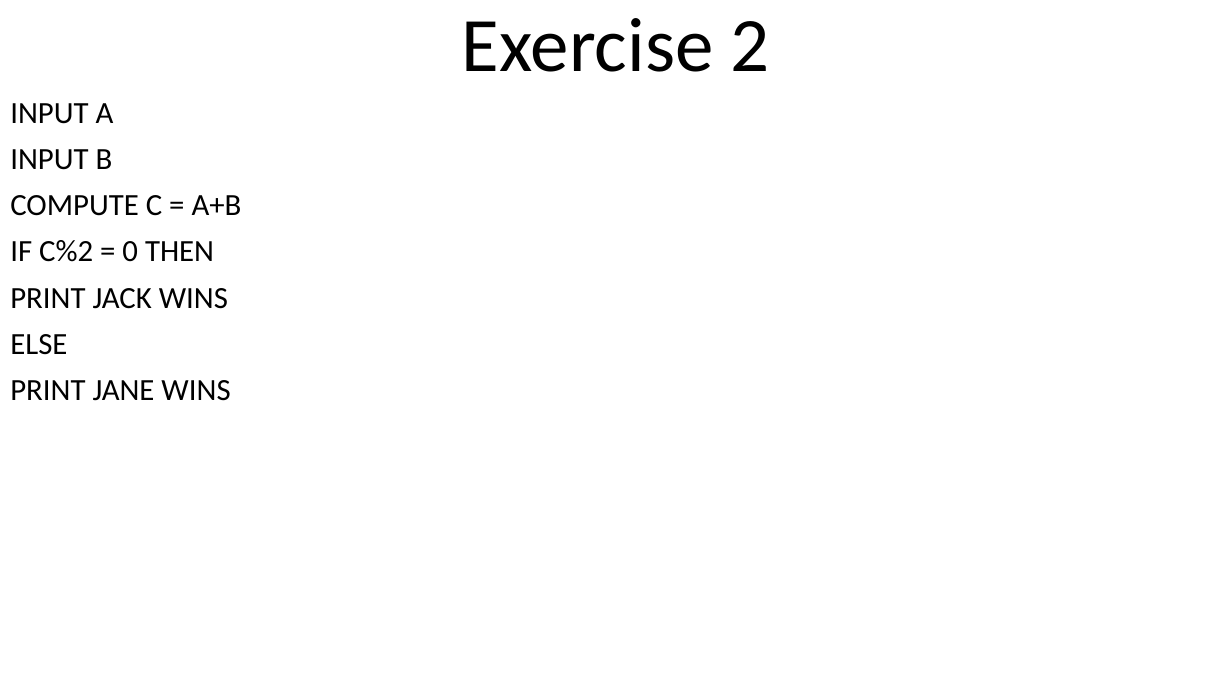
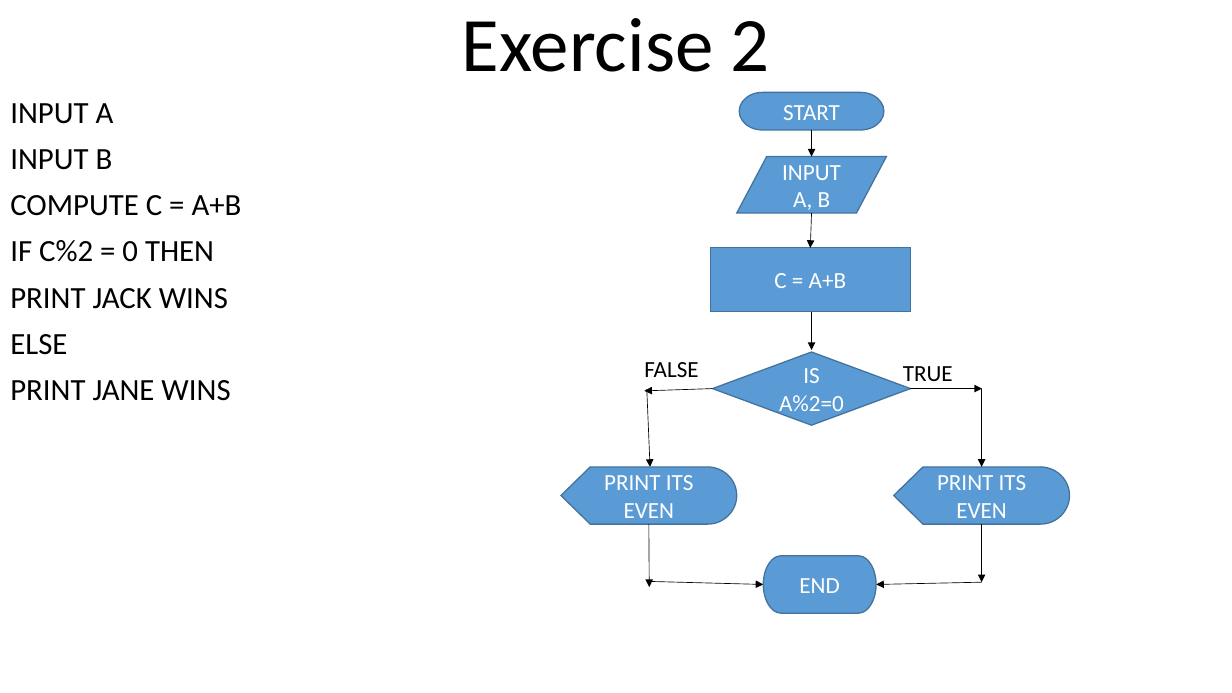
Before and after one commit to 3l4k/Lotanna_OkekeCSC102, a slide deck: slide 3 of Class Work 2.pptx. Drawn at 1232x693 pixels with LibreOffice and Linux fonts; fonts in the diff are those of the drawing. Boxes give left, top, right and bottom in pixels: in the first picture for what was removed or moved away, otherwise in the second. Text is boxed around its words. In the diff, an @@ line names an element or a change of style, - is before the commit and + after.

```diff
--- a/Class Work 2.pptx
+++ b/Class Work 2.pptx
@@ pill shape added at (x1=739, y1=92, x2=884, y2=130), fill #5B9BD5, outline #43739E 1 pt, 18 pt, text #FFFFFF @@
+START
@@ arrow added from (811, 130) to (811, 156), #000000 0.5 pt @@
@@ flow chart input output added at (x1=737, y1=156, x2=886, y2=213), fill #5B9BD5, outline #43739E 1 pt, 18 pt, text #FFFFFF @@
+INPUT A, B
@@ arrow added from (811, 213) to (811, 248), #000000 0.5 pt @@
@@ rectangle added at (x1=711, y1=248, x2=911, y2=311), fill #5B9BD5, outline #43739E 1 pt, 18 pt, text #FFFFFF @@
+C = A+B
@@ arrow added from (811, 311) to (811, 350), #000000 0.5 pt @@
@@ diamond added at (x1=713, y1=352, x2=910, y2=425), fill #5B9BD5, outline #43739E 1 pt, 18 pt, text #FFFFFF @@
+IS A%2=0
@@ arrow added from (713, 389) to (644, 391), #000000 0.5 pt @@
@@ text added at (x1=644, y1=362, x2=698, y2=377), 18 pt, text #000000 @@
+FALSE
@@ arrow added from (647, 389) to (651, 467), #000000 0.5 pt @@
@@ text added at (x1=903, y1=366, x2=953, y2=387), 18 pt, text #000000 @@
+TRUE
@@ arrow added from (910, 389) to (982, 389), #000000 0.5 pt @@
@@ arrow added from (982, 389) to (982, 467), #000000 0.5 pt @@
@@ flow chart display added at (x1=561, y1=467, x2=737, y2=524), fill #5B9BD5, outline #43739E 1 pt, 18 pt, text #FFFFFF @@
+PRINT ITS EVEN
@@ flow chart display added at (x1=894, y1=467, x2=1069, y2=524), fill #5B9BD5, outline #43739E 1 pt, 18 pt, text #FFFFFF @@
+PRINT ITS EVEN
@@ arrow added from (649, 524) to (650, 587), #000000 0.5 pt @@
@@ arrow added from (982, 524) to (982, 582), #000000 0.5 pt @@
@@ pill shape added at (x1=763, y1=555, x2=876, y2=613), fill #5B9BD5, outline #43739E 1 pt, 18 pt, text #FFFFFF @@
+END
@@ arrow added from (647, 581) to (763, 585), #000000 0.5 pt @@
@@ arrow added from (982, 582) to (876, 585), #000000 0.5 pt @@
```
Also in this commit, not shown: 4 other slides changed.
